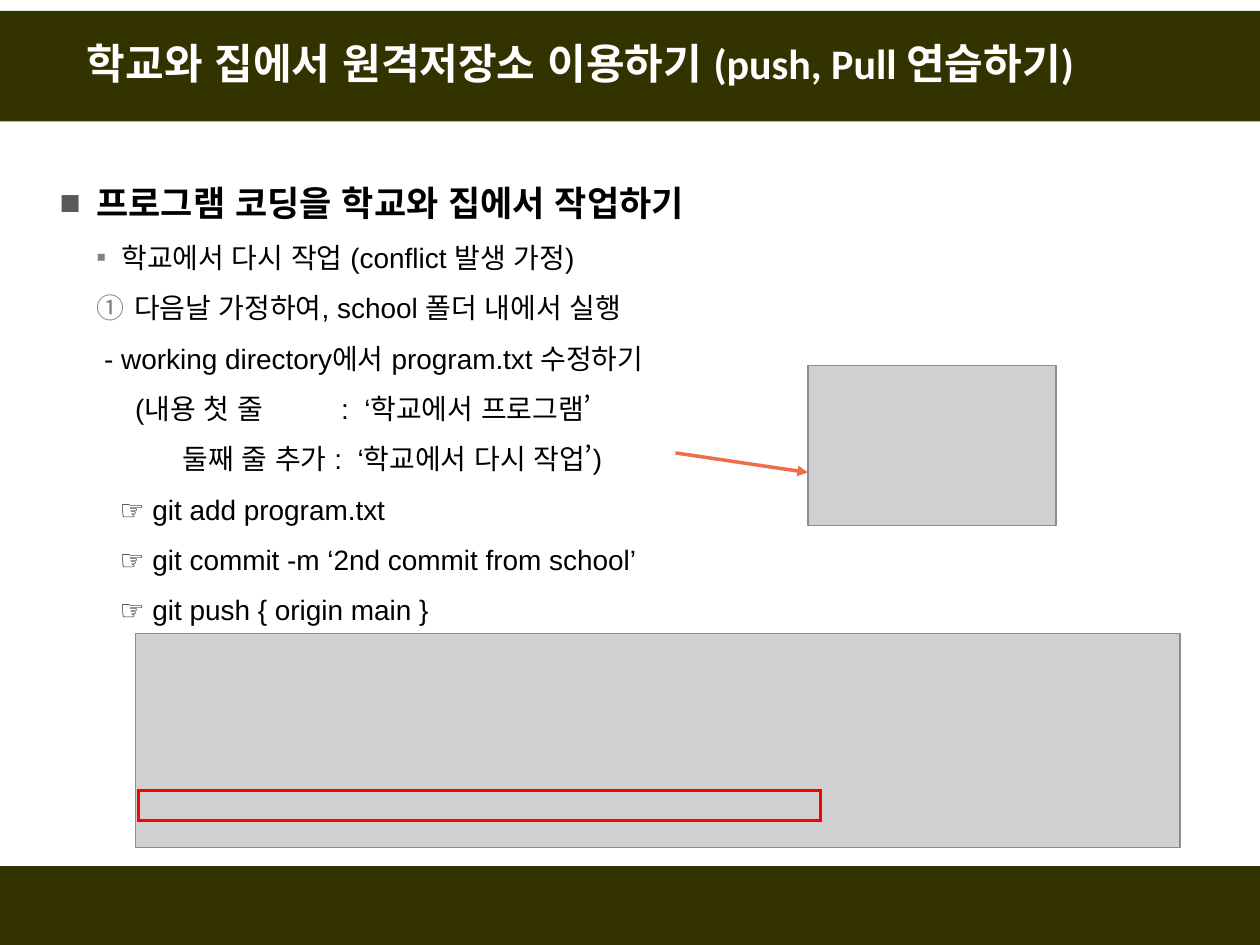
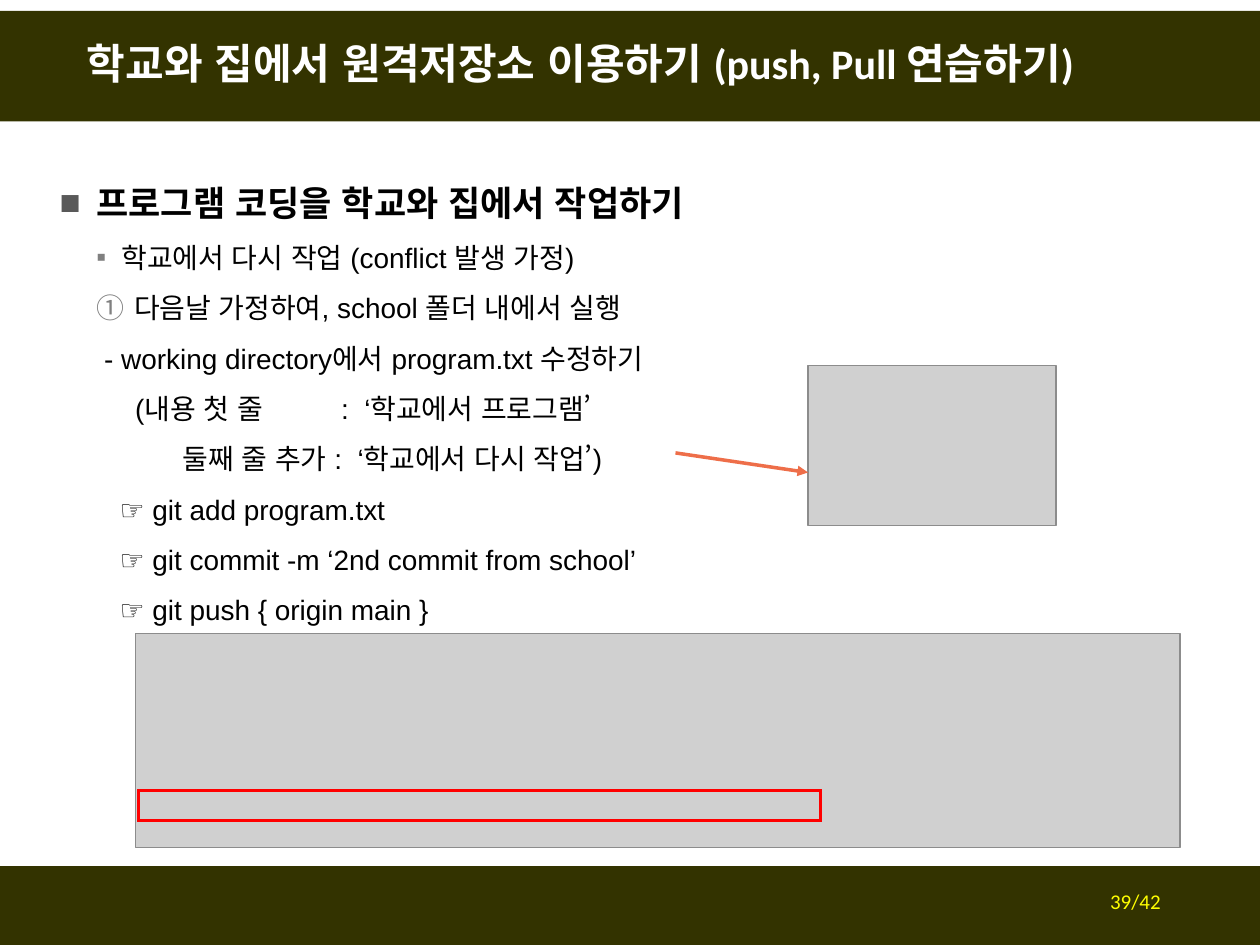
Before and after one commit to fasthill/github-lecture, a slide deck: slide 39 of git및github첫걸음2-원격저장소만들기.pptx (slide 38 before the commit). Drawn at 1260x945 pixels with LibreOffice and Linux fonts; fonts in the diff are those of the drawing; grey boxes stand for pictures. Boxes give left, top, right and bottom in pixels: in the first picture for what was removed or moved away, otherwise in the second. Text is boxed around its words. In the diff, an @@ line names an element or a change of style, - is before the commit and + after.

```diff
--- a/git및github첫걸음2-원격저장소만들기.pptx
+++ b/git및github첫걸음2-원격저장소만들기.pptx
@@ page number added at (1110, 894, 1161, 910), 12 pt, text #FFFF00 @@
+39/42
```
Also in this commit, not shown: 40 other slides changed, 1 slide added, 6 other files.
